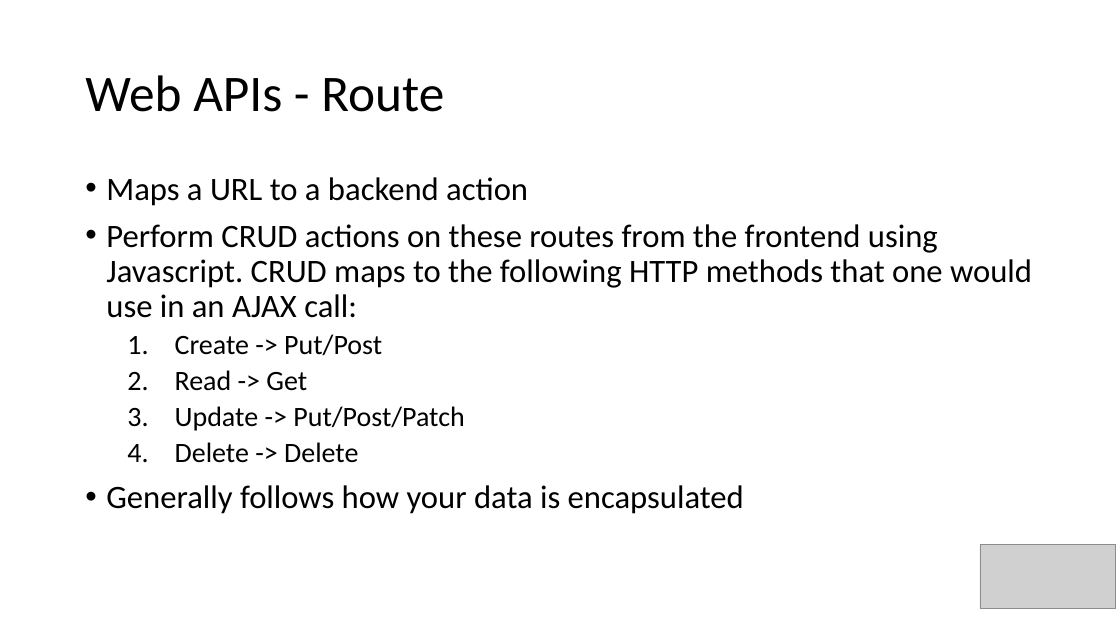
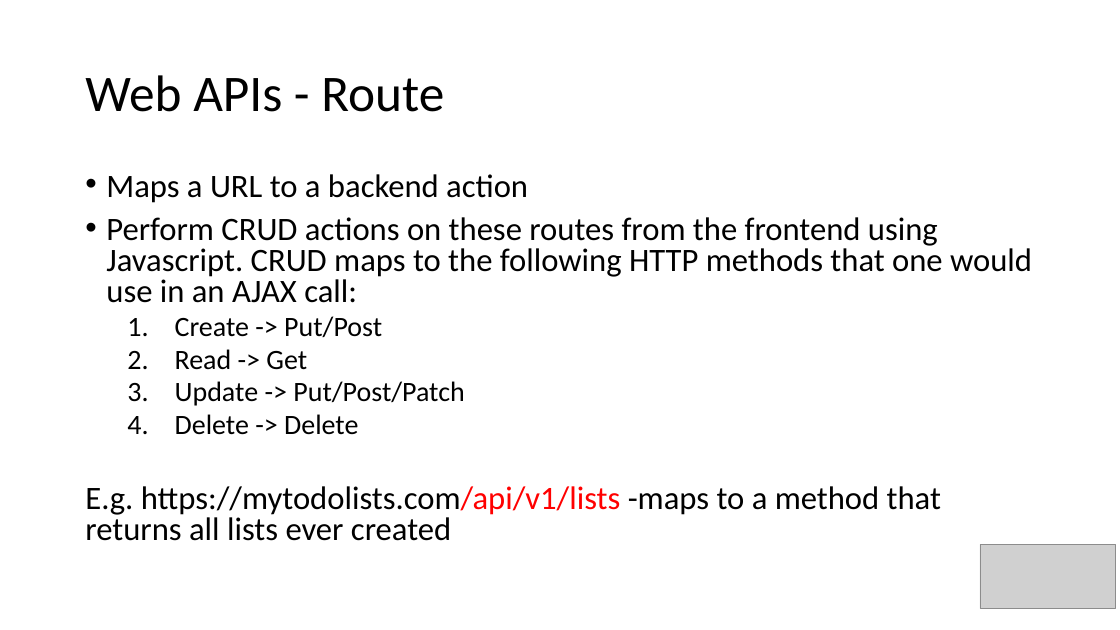
Before and after one commit to DerrickGold/Lightning-Talks, a slide deck: slide 7 of IntroductionAPI/ProgrammingAPI.pptx. Drawn at 1120x630 pixels with LibreOffice and Linux fonts; fonts in the diff are those of the drawing; grey boxes stand for pictures. Boxes give left, top, right and bottom in pixels: in the first picture for what was removed or moved away, otherwise in the second. Text is boxed around its words. In the diff, an @@ line names an element or a change of style, - is before the commit and + after.

```diff
--- a/IntroductionAPI/ProgrammingAPI.pptx
+++ b/IntroductionAPI/ProgrammingAPI.pptx
@@ text at [106, 174, 1032, 435]: line spacing 0.9 to 0.8 @@
@@ text at [85, 486, 941, 541]: text changed @@
-• Generally follows how your data is encapsulated
+E.g. https://mytodolists.com/api/v1/lists -maps to a method that returns all lists ever created
```
Also in this commit, not shown: 2 other slides changed, 1 slide added.
